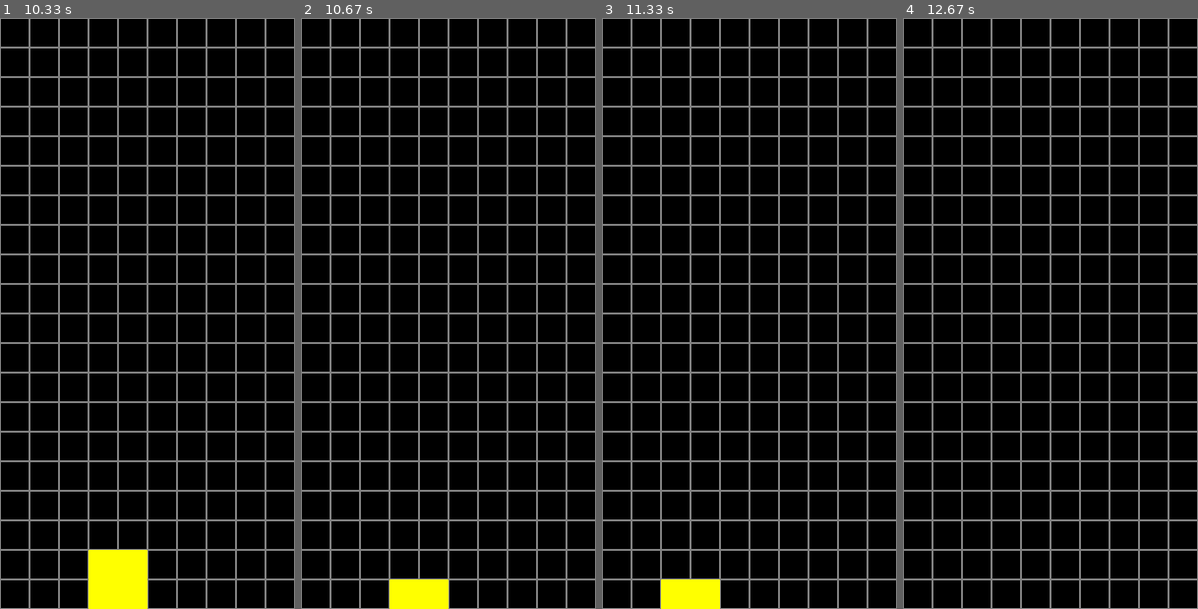
Above: before the commit, frames 1-4 (left to right).
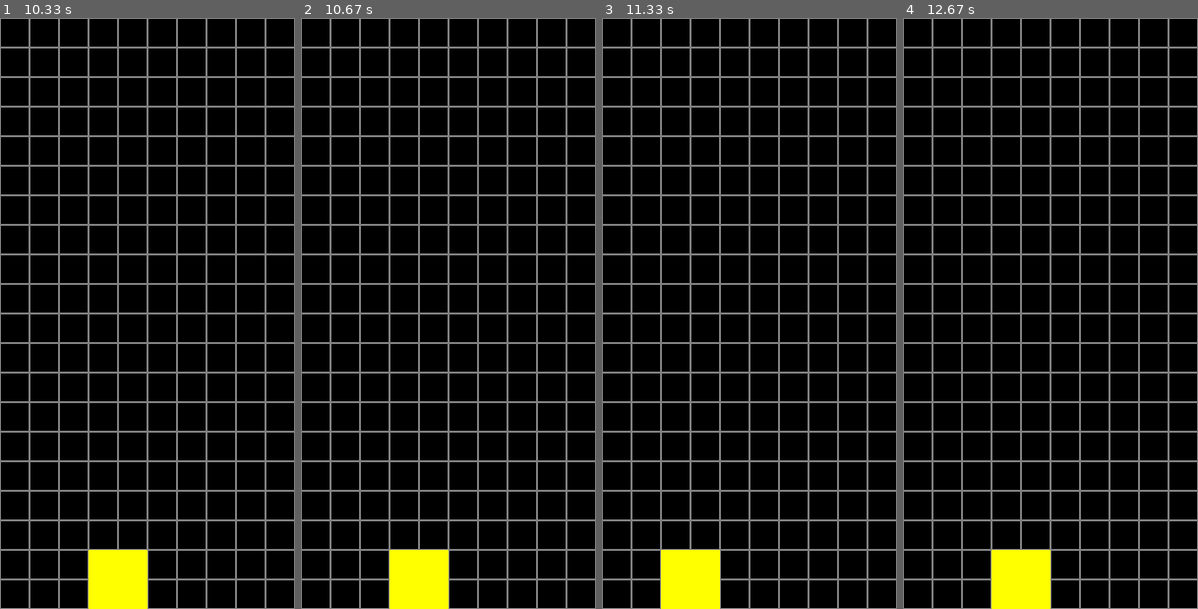
Above: after the commit, the same moments.

Repository: aknim/pygame-tetris
Game: pygame game, started from tetris.py
The game is run twice, just before and just after one commit, with the same random seed, the same clock (stepped at 60 frames per second) and the same inputs.
Inputs:
- Up to frame 1 (10.33 s): tap Enter at 0.33 s; hold Left 0.67-1.2 s; hold Down 1.23-1.53 s; hold Left 1.57-1.97 s; hold Up 2-2.37 s; hold Right 2.4-3.03 s; hold Down 3.07-3.43 s; hold Left 3.47-3.93 s; hold Right 3.97-4.43 s; hold Right 4.8-5.27 s; hold Left 5.3-5.83 s; hold Down 5.87-6.17 s; hold Left 6.2-6.6 s; hold Up 6.63-7 s; hold Right 7.03-7.67 s; hold Down 7.7-8.07 s; hold Left 8.1-8.57 s; hold Right 8.6-9.07 s; hold Right 9.43-9.9 s; hold Left from 9.93 s (still down)
- Up to frame 2 (10.67 s): release Left at 10.47 s; hold Down from 10.5 s (still down)
- Up to frame 3 (11.33 s): release Down at 10.8 s; hold Left 10.83-11.23 s
- Up to frame 4 (12.67 s): hold Right 11.67-12.3 s; hold Down from 12.33 s (still down)

Frame 1 is identical in both runs. In frame 2, 1.0% of the frame differs, in the area x 30-50%, y 90-95%; in frame 3, 1.0%; in frame 4, 2.0%, in the area x 30-50%, y 90-100%.

Commit message:
Day 2-3 20x7 (Difficulty at thinking) #4 Locking Piece

Diff:
--- a/tetris.py
+++ b/tetris.py
@@ -85,10 +85,22 @@
         self.x = COLS // 2 - len(self.shape[0]) // 2
         self.y = 0
 
-    def rotate(self):
+    def rotate(self, dxn=1):
         # self.rotation = (self.rotation + 1) % len(self.shapes)
         #self.shape = SHAPES[self.rotation]
-        self.shape = [list(row) for row in zip(*self.shape[::-1])]
+        if dxn:
+            print(dxn, "=1")
+            print("before:", self.shape)
+            self.shape = [list(row) for row in zip(*self.shape[::-1])]
+            print("after:", self.shape)
+        else:
+            print(dxn, "=0")
+            print("before: ",self.shape)
+            self.shape = [list(row) for row in zip(*self.shape)][::-1]
+            print("after: ", self.shape)
+        print("exiting")
+
+
 
 # Function to create a new random Tetromino
 def create_tetromino():
@@ -103,13 +115,28 @@
                 grid_x = tetromino.x + x + offset_x
                 grid_y = tetromino.y + y + offset_y
                 # Check boundaries (left, right, bottom)
-                if grid_x < 0 or grid_x >= COLS or grid_y >= ROWS-1:
-                    print(grid_x, grid_y)
+                if grid_x < 0 or grid_x >= COLS or grid_y >= ROWS:
                     return True
                 # Check if the tetromino overlaps with any locked cells
                 if grid_y >= 0 and grid[grid_y][grid_x]:
                     return True
     return False
+
+def lock_piece(tetromino, grid):
+    for y, row in enumerate(tetromino.shape):
+        for x, cell in enumerate(row):
+            if cell:
+                grid[tetromino.y + y][tetromino.x + x] = 1
+
+def clear_lines(grid):
+    new_grid = [row for row in grid if any(cell == 0 for cell in row)]
+    cleared_lines = ROWS - len(new_grid)
+
+    # Add empty rows at the top to fill the cleared space
+    for _ in range(cleared_lines):
+        new_grid.insert(0, [0] * COLS)
+
+    return new_grid, cleared_lines
 
 # Initialize the current Tetromino
 current_tetromino = create_tetromino()
@@ -122,20 +149,20 @@
         if event.type == pygame.QUIT:
             running = False
         elif event.type == pygame.KEYDOWN:
-            if event.key == pygame.K_LEFT:
+            if event.key == pygame.K_LEFT and not check_collision(current_tetromino, grid, offset=(-1, 0)):
                 current_tetromino.x -= 1 # Move left
-            elif event.key == pygame.K_RIGHT:
+            elif event.key == pygame.K_RIGHT and not check_collision(current_tetromino, grid, offset=(1, 0)):
                 current_tetromino.x += 1 # Move right
-            elif event.key == pygame.K_DOWN:
+            elif event.key == pygame.K_DOWN and not check_collision(current_tetromino, grid, offset=(0, 1)):
                 current_tetromino.y += 1 # Move down
             elif event.key == pygame.K_UP:
                 current_tetromino.rotate() # Rotate the piece
+                if check_collision(current_tetromino, grid, offset=(0, 0)):
+                    current_tetromino.rotate(dxn=0)
 
     # Render the current Tetromino
     for y, row in enumerate(current_tetromino.shape): # index, val
-        # print(current_tetromino.rotation, y, row)
         for x, cell in enumerate(row): # index, val
-            # print("r, x, ce",row, x, cell)
             if cell:
                 pygame.draw.rect(screen, current_tetromino.color,
                 ((current_tetromino.x + x) * GRID_SIZE,
@@ -144,7 +171,7 @@
 
     # Check if it's time to move the piece down
     if current_time - last_fall_time > fall_speed:
-        if not check_collision(current_tetromino, grid, offset=(0, 0)):
+        if not check_collision(current_tetromino, grid, offset=(0, 1)):
             current_tetromino.y += 1 # Move piece down if no collision
         last_fall_time = current_time
 
